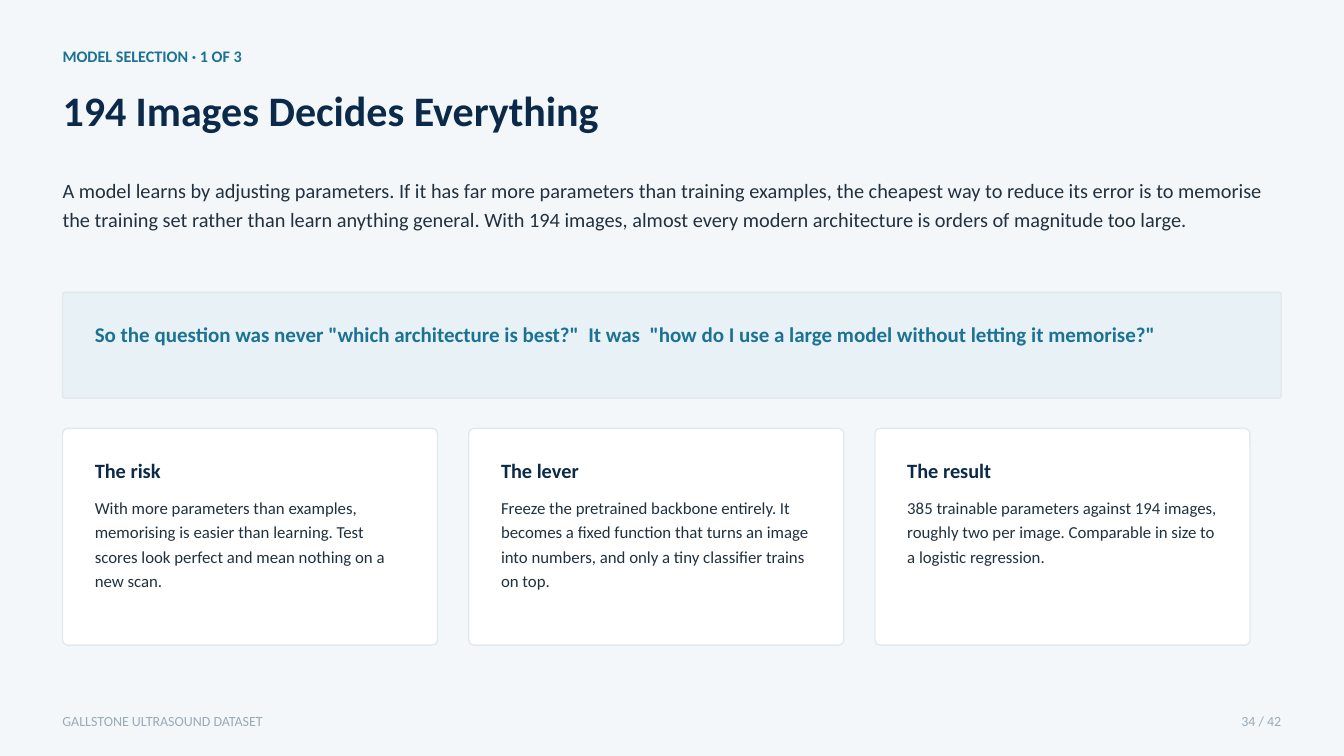
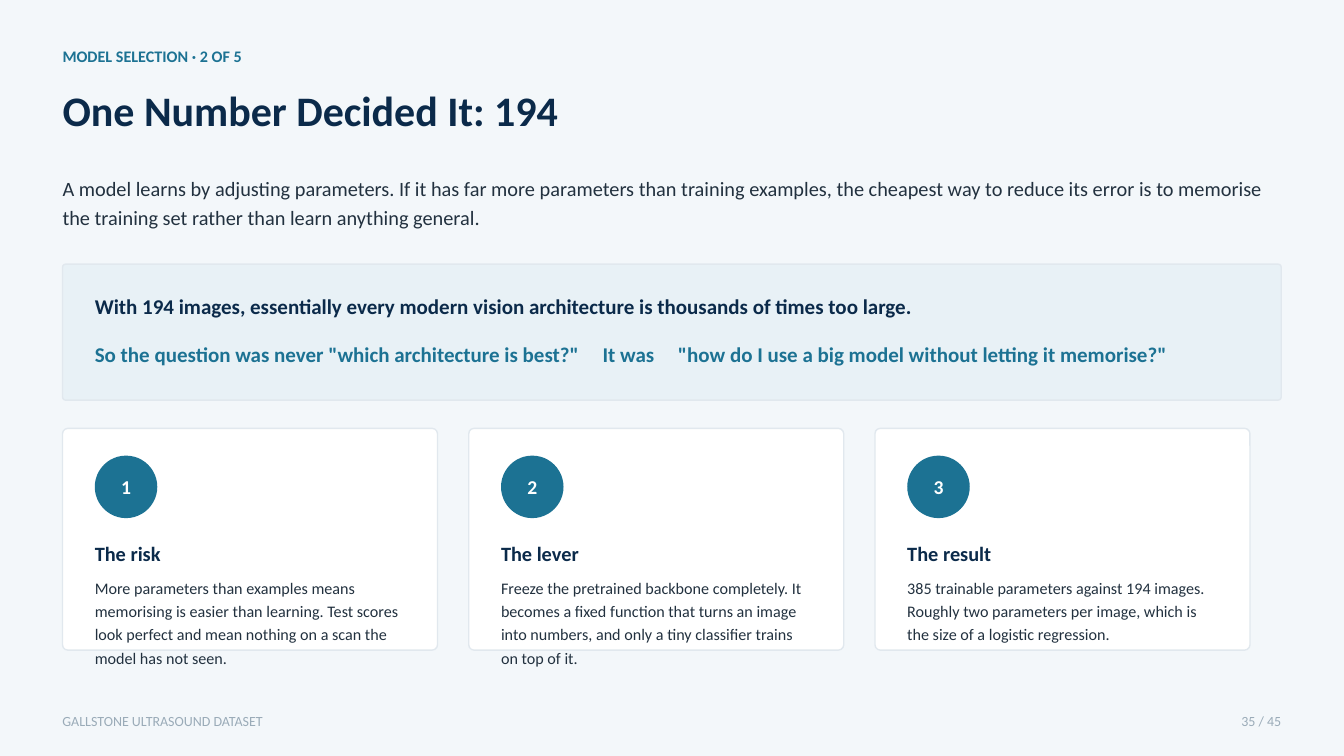
Before and after one commit to gitcommit-computerphile/gallstone-ultrasound-classifier, a slide deck: slide 35 of data_preprocessing_redesigned.pptx (slide 34 before the commit). Drawn at 1344x756 pixels with LibreOffice and Linux fonts; fonts in the diff are those of the drawing. Boxes give left, top, right and bottom in pixels: in the first picture for what was removed or moved away, otherwise in the second. Text is boxed around its words. In the diff, an @@ line names an element or a change of style, - is before the commit and + after.

```diff
--- a/data_preprocessing_redesigned.pptx
+++ b/data_preprocessing_redesigned.pptx
@@ text at (63, 51, 242, 62): text changed @@
-MODEL SELECTION · 1 OF 3
+MODEL SELECTION · 2 OF 5
@@ text at (63, 96, 558, 127): text changed @@
-194 Images Decides Everything
+One Number Decided It: 194
@@ text at (63, 182, 1261, 229): text changed @@
-A model learns by adjusting parameters. If it has far more parameters than training examples, the cheapest way to reduce its error is to memorise the training set rather than learn anything general. With 194 images, almost every modern architecture is orders of magnitude too large.
+A model learns by adjusting parameters. If it has far more parameters than training examples, the cheapest way to reduce its error is to memorise the training set rather than learn anything general.
@@ rounded rectangle: place and size @@
-rounded rectangle at (63, 292, 1281, 398)
+rounded rectangle at (63, 264, 1281, 400)
@@ text added at (95, 299, 912, 318), 15 pt, text #0B2A4A, bold @@
+With 194 images, essentially every modern vision architecture is thousands of times too large.
@@ text at (95, 347, 1166, 366): text changed @@
-So the question was never "which architecture is best?" It was "how do I use a large model without letting it memorise?"
+So the question was never "which architecture is best?" It was "how do I use a big model without letting it memorise?"
@@ rounded rectangle: place and size @@
-rounded rectangle at (63, 429, 438, 645)
+rounded rectangle at (63, 429, 438, 650)
@@ rounded rectangle: place and size @@
-rounded rectangle at (469, 429, 844, 645)
+rounded rectangle at (469, 429, 844, 650)
@@ rounded rectangle: place and size @@
-rounded rectangle at (875, 429, 1250, 645)
+rounded rectangle at (875, 429, 1250, 650)
@@ ellipse added at (95, 456, 157, 518), fill #1C7293, 14 pt, text #FFFFFF, bold @@
+1
@@ ellipse added at (501, 456, 564, 518), fill #1C7293, 14 pt, text #FFFFFF, bold @@
+2
@@ ellipse added at (907, 456, 970, 518), fill #1C7293, 14 pt, text #FFFFFF, bold @@
+3
@@ 3 texts: place and size @@
-3 texts at (95, 463, 991, 478)
+3 texts at (95, 546, 991, 561)
@@ text at (95, 582, 398, 664): text changed; size 12 to 11.5 pt @@
-With more parameters than examples, memorising is easier than learning. Test scores look perfect and mean nothing on a new scan.
+More parameters than examples means memorising is easier than learning. Test scores look perfect and mean nothing on a scan the model has not seen.
@@ text at (501, 582, 801, 667): text changed; size 12 to 11.5 pt @@
-Freeze the pretrained backbone entirely. It becomes a fixed function that turns an image into numbers, and only a tiny classifier trains on top.
+Freeze the pretrained backbone completely. It becomes a fixed function that turns an image into numbers, and only a tiny classifier trains on top of it.
@@ text at (907, 582, 1204, 643): text changed; size 12 to 11.5 pt @@
-385 trainable parameters against 194 images, roughly two per image. Comparable in size to a logistic regression.
+385 trainable parameters against 194 images. Roughly two parameters per image, which is the size of a logistic regression.
@@ text at (1241, 717, 1281, 726): text changed @@
-34 / 42
+35 / 45
```
Also in this commit, not shown: 40 other slides changed, 3 slides added.
